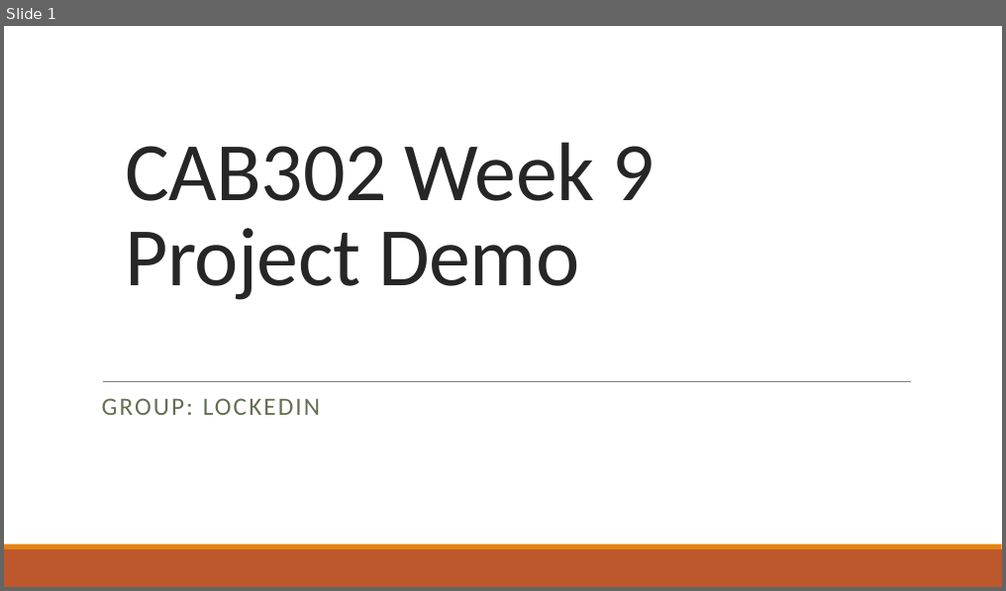
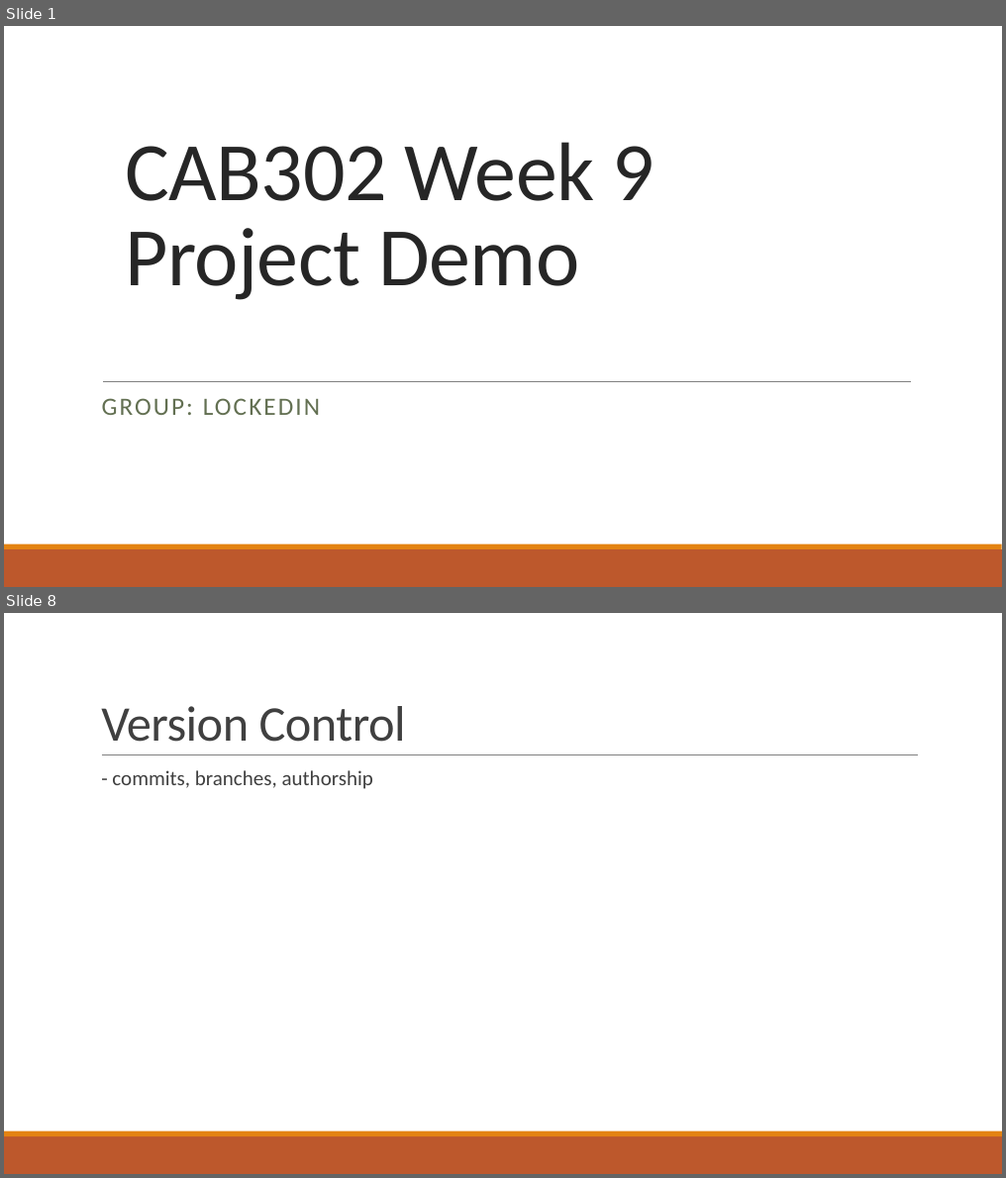
Before and after one commit to Kipkangaroo/CAB302_Project, a slide deck: Resources/Week 9 Video/Week 9 Video Presentation.pptx. Shown one above the other, each under a label of ours: slide 1 before the commit, slides 1 and 8 after it; the slides between them are not shown. The pictures are 1006x591 and 1006x1178 pixels, drawn with LibreOffice and Linux fonts; fonts in the diff are those of the drawing. Boxes give left, top, right and bottom in pixels: in the first picture for what was removed or moved away, otherwise in the second. Text is boxed around its words. In the diff, an @@ line names an element or a change of style, - is before the commit and + after.

```diff
--- a/Resources/Week 9 Video/Week 9 Video Presentation.pptx
+++ b/Resources/Week 9 Video/Week 9 Video Presentation.pptx
@@ slide 8 added at (x1=4, y1=613, x2=1002, y2=1174), background #FFFFFF; not listed: 2 template elements that a slide beside it also shows @@
@@ title added at (x1=101, y1=706, x2=406, y2=742), 48 pt, text #404040 @@
+Version Control
@@ line added from (102, 756) to (918, 756), #808080 0.5 pt @@
@@ text added at (x1=112, y1=770, x2=373, y2=789), 20 pt, text #404040 @@
+  - commits, branches, authorship
```
Also in this commit, not shown: 2 slides changed, 7 other slides added, 4 slides removed, 7 other files.
